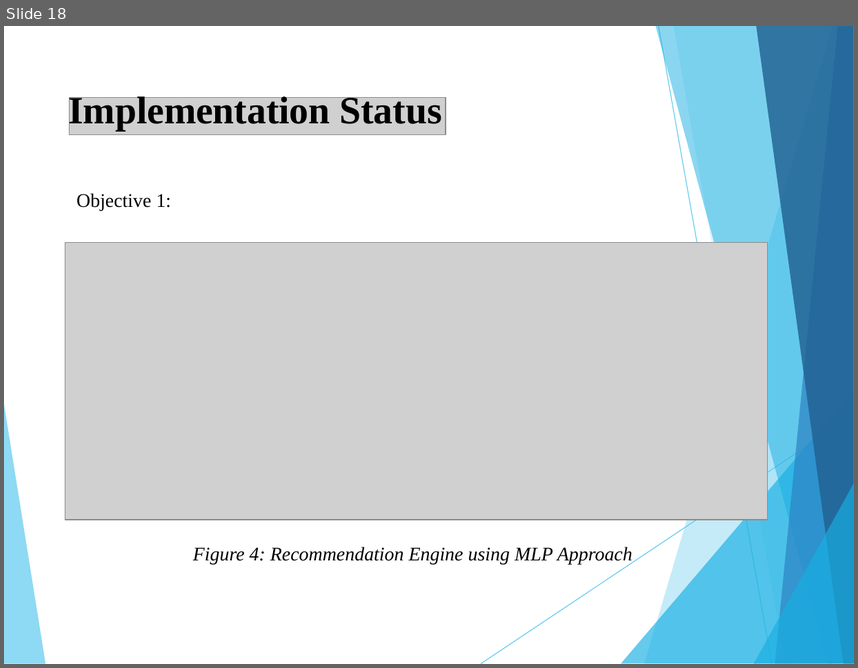
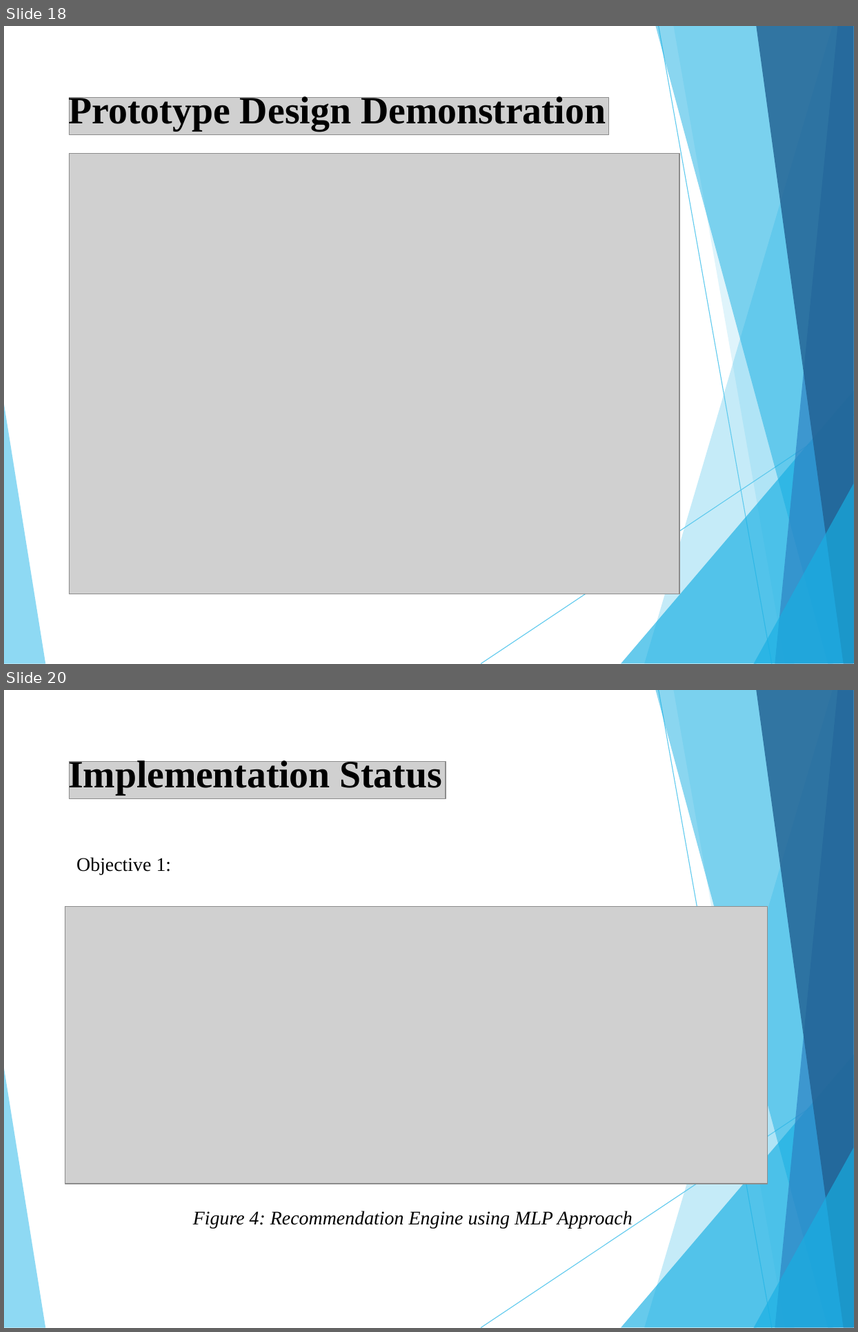
Before and after one commit to riyasawant193/AIFT, a slide deck: Documentation/Major Project Documents/Group 15 Major Project Review 1 Presentation.pptx. Shown one above the other, each under a label of ours: slide 18 before the commit, slides 18 and 20 after it; the slides between them are not shown. The pictures are 858x668 and 858x1332 pixels, drawn with LibreOffice and Linux fonts; fonts in the diff are those of the drawing; grey boxes stand for pictures. Boxes give left, top, right and bottom in pixels: in the first picture for what was removed or moved away, otherwise in the second. Text is boxed around its words. In the diff, an @@ line names an element or a change of style, - is before the commit and + after.

```diff
--- a/Documentation/Major Project Documents/Group 15 Major Project Review 1 Presentation.pptx
+++ b/Documentation/Major Project Documents/Group 15 Major Project Review 1 Presentation.pptx
@@ slide 18 added at box(4, 26, 854, 664), background #FFFFFF; not listed: 10 template elements that a slide beside it also shows @@
@@ title added at box(68, 94, 606, 131), 36 pt, text #000000, bold @@
+Prototype Design Demonstration
@@ picture added at box(69, 98, 608, 134) @@
@@ picture added at box(69, 153, 679, 593) @@
@@ what was slide 18 is now slide 20 @@
```
Also in this commit, not shown: 2 slides changed, 1 other slide added.
